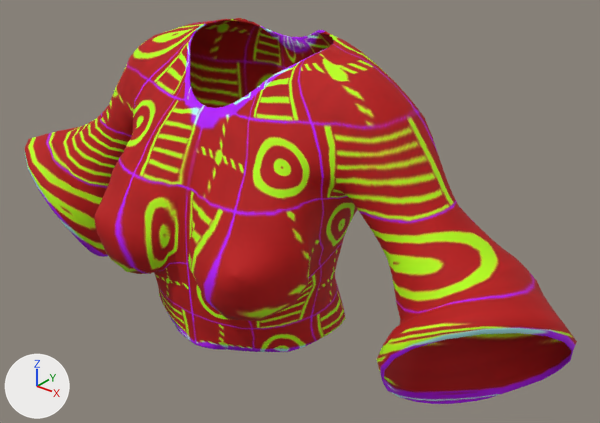
An edit to the glTF model public/models/studio/pieces/top_buba.glb, drawn before and after from the same camera.
Both versions are drawn from a 50 mm camera at (0.657, -0.758, 1.589) aimed at (0.068, -0.021, 1.132). The axes (+X, +Y, +Z) are drawn at lower left. The lights are the same throughout. The picture after the commit comes second. Both versions are drawn at full value of the shape key 'Bust_Pos' of 'Outfit_top_buba'; the numbers are the values there. Vertices at exactly the same position are counted once.

In view in the first picture: 'Outfit_top_buba'.
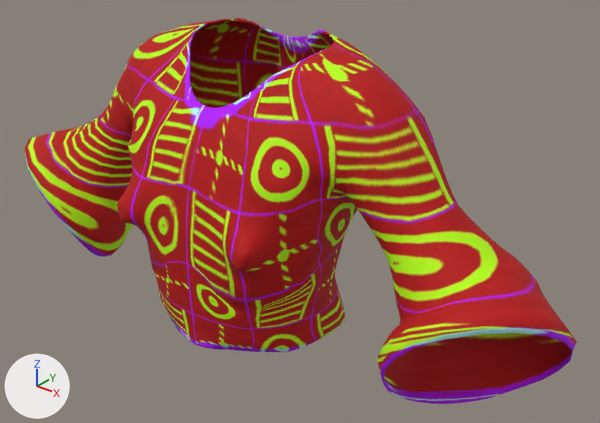
Location of each change, [x1, y1, x2, y2] in pixels of the pictures (600 x 423 px; the box of a moved part takes in the faces that stretch with it):
part 1 of me_piece_top_buba, moved or reshaped: before [94, 103, 355, 321]; after [117, 103, 355, 321]

What the commit changed:
me_piece_top_buba is used by ob_outfit_top_buba; location (0.0, 0.0, 0.0).
me_piece_top_buba had 4006 vertices, 8020 faces and spanned x -0.43..0.43, y -0.2..0.076, z 0.958..1.348.
me_piece_top_buba now has 4006 vertices, 8020 faces and spans x -0.43..0.43, y -0.171..0.076, z 0.958..1.348.
me_piece_top_buba part 1: 733 of 4006 vertices moved; they spanned x -0.16..0.16, y -0.2..-0.04, z 1.047..1.246 and now span x -0.148..0.148, y -0.171..-0.041, z 1.048..1.245; mean shift (0.0, 0.013, 0.009); largest move (-0.087, -0.177, 1.061) -> (-0.09, -0.156, 1.117).
